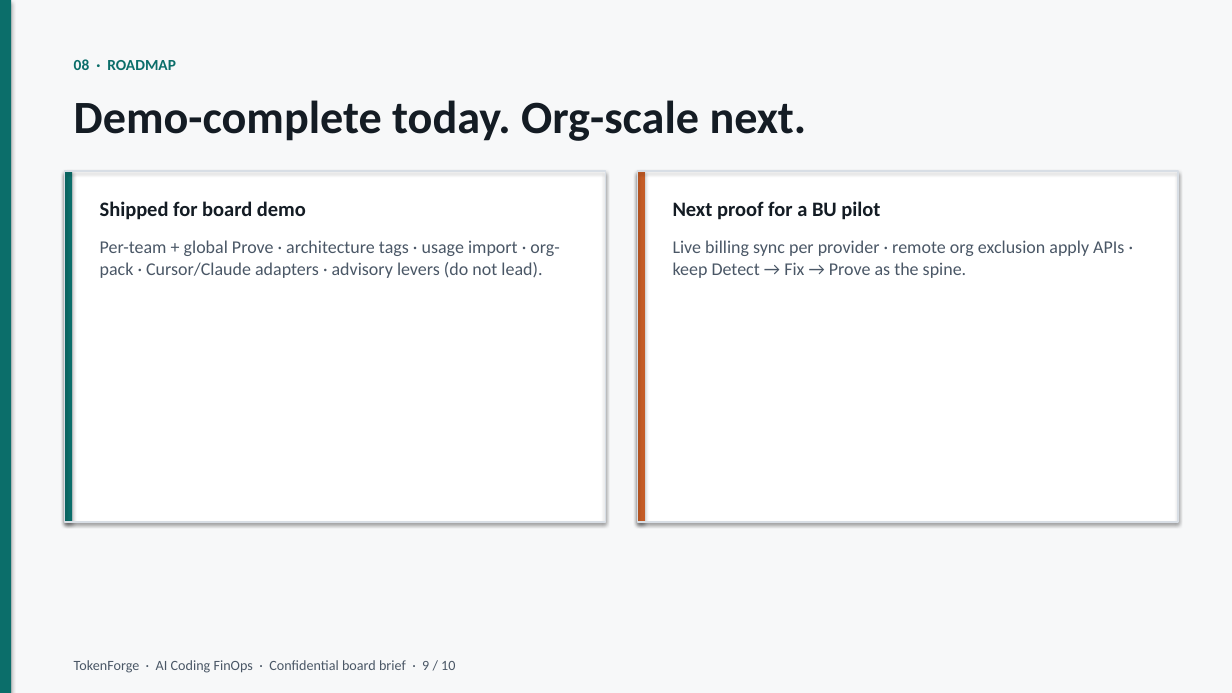
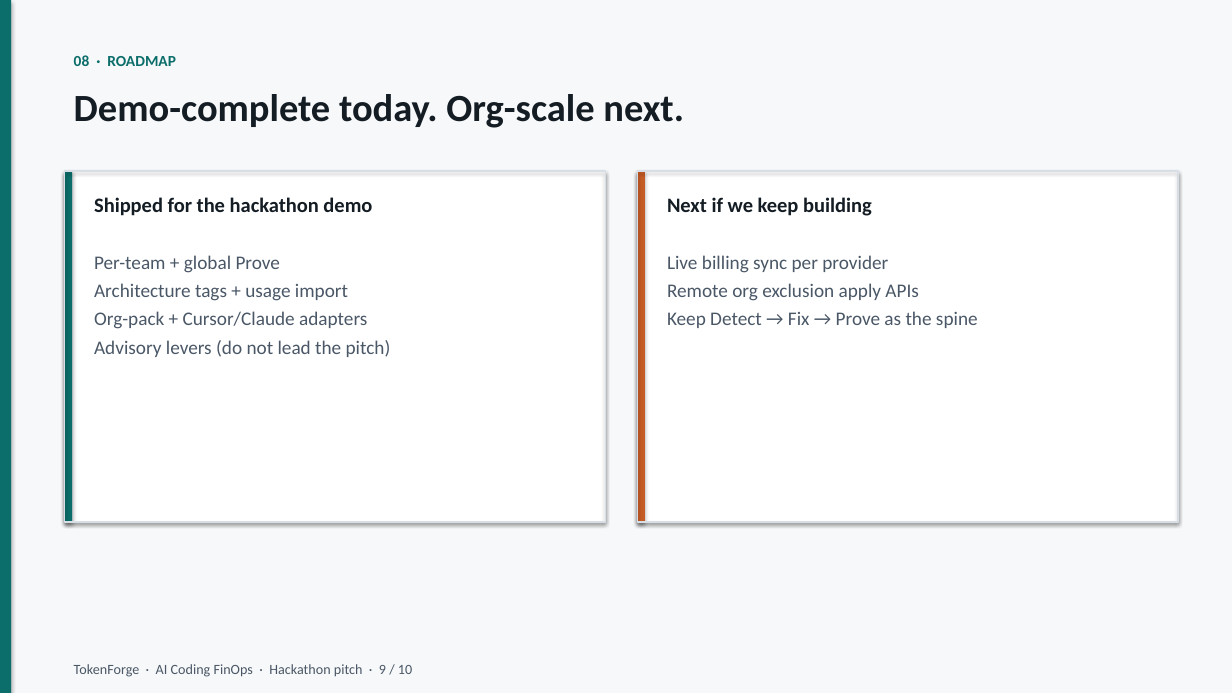
Before and after one commit to JordyNicholas/TokenForge, a slide deck: slide 9 of docs/pitch/TokenForge-Pitch.pptx. Drawn at 1232x693 pixels with LibreOffice and Linux fonts; fonts in the diff are those of the drawing. Boxes give left, top, right and bottom in pixels: in the first picture for what was removed or moved away, otherwise in the second. Text is boxed around its words. In the diff, an @@ line names an element or a change of style, - is before the commit and + after.

```diff
--- a/docs/pitch/TokenForge-Pitch.pptx
+++ b/docs/pitch/TokenForge-Pitch.pptx
@@ text "08 · ROADMAP": place and size @@
-text "08 · ROADMAP" at <box>74,59,176,70</box>
+text "08 · ROADMAP" at <box>74,55,176,66</box>
@@ text "Demo-complete today. Org-scale next." at <box>74,94,684,128</box>: size 36 to 30 pt @@
@@ text at <box>94,197,372,216</box>: text changed @@
-Shipped for board demo
+Shipped for the hackathon demo
@@ text at <box>667,197,872,216</box>: text changed @@
-Next proof for a BU pilot
+Next if we keep building
@@ text at <box>94,255,391,357</box>: text changed; size 14 to 15 pt @@
-Per-team + global Prove · architecture tags · usage import · org-pack · Cursor/Claude adapters · advisory levers (do not lead).
+Per-team + global Prove
+Architecture tags + usage import
+Org-pack + Cursor/Claude adapters
+Advisory levers (do not lead the pitch)
@@ text at <box>667,255,978,328</box>: text changed; size 14 to 15 pt @@
-Live billing sync per provider · remote org exclusion apply APIs · keep Detect → Fix → Prove as the spine.
+Live billing sync per provider
+Remote org exclusion apply APIs
+Keep Detect → Fix → Prove as the spine
@@ text at <box>74,664,412,677</box>: text changed @@
-TokenForge · AI Coding FinOps · Confidential board brief · 9 / 10
+TokenForge · AI Coding FinOps · Hackathon pitch · 9 / 10
```
Also in this commit, not shown: 9 other slides changed, 2 other files.
